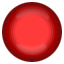
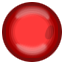
The second 64×64 image is a revision of the first. Changes to its layers:
"Layer 3": opacity 15% → 35% over <box>14,4,52,57</box>
added layer "Layer 4" (20%) above "Layer 1 copy 6" over <box>44,24,55,40</box>
